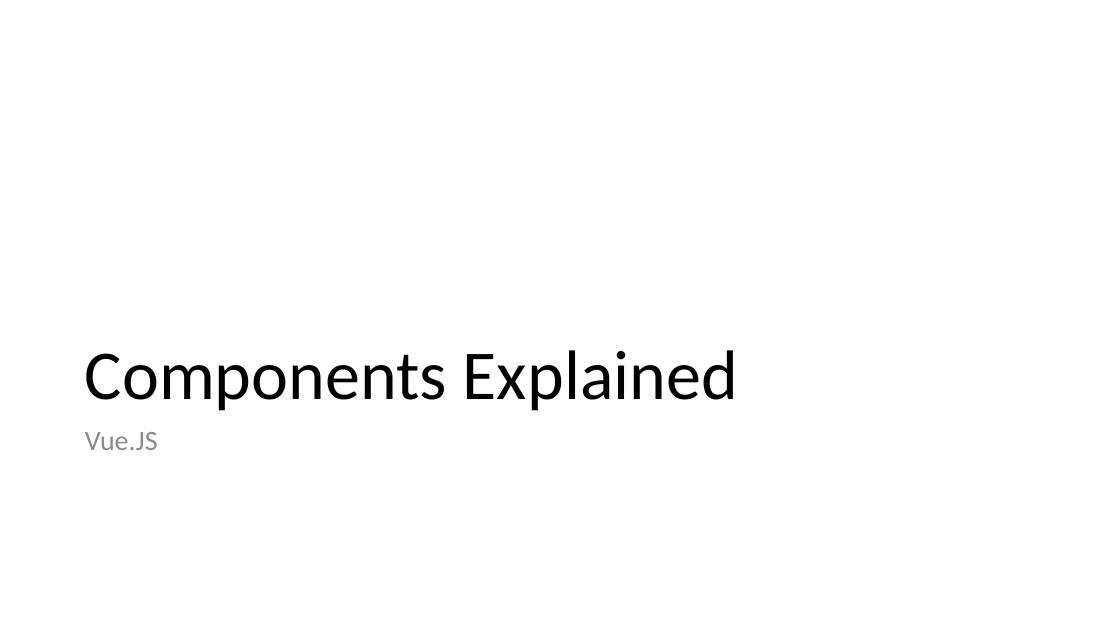
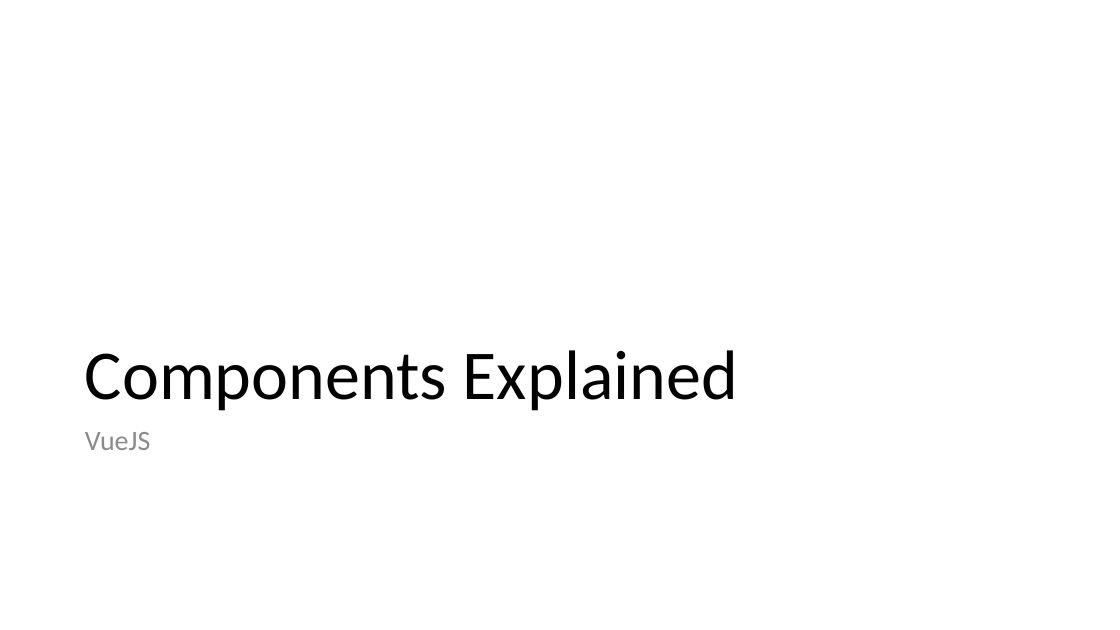
Before and after one commit to 1kevgriff/Workshop-SPA-with-ASPNETCORE-VueJS, a slide deck: slide 11 of Slides/2_VueJS.pptx (slide 9 before the commit). Drawn at 1120x630 pixels with LibreOffice and Linux fonts; fonts in the diff are those of the drawing. Boxes give left, top, right and bottom in pixels: in the first picture for what was removed or moved away, otherwise in the second. Text is boxed around its words. In the diff, an @@ line names an element or a change of style, - is before the commit and + after.

```diff
--- a/Slides/2_VueJS.pptx
+++ b/Slides/2_VueJS.pptx
@@ text at box(85, 432, 151, 450): text changed @@
-Vue.JS
+VueJS
```
Also in this commit, not shown: 13 slides added, 22 other files.
